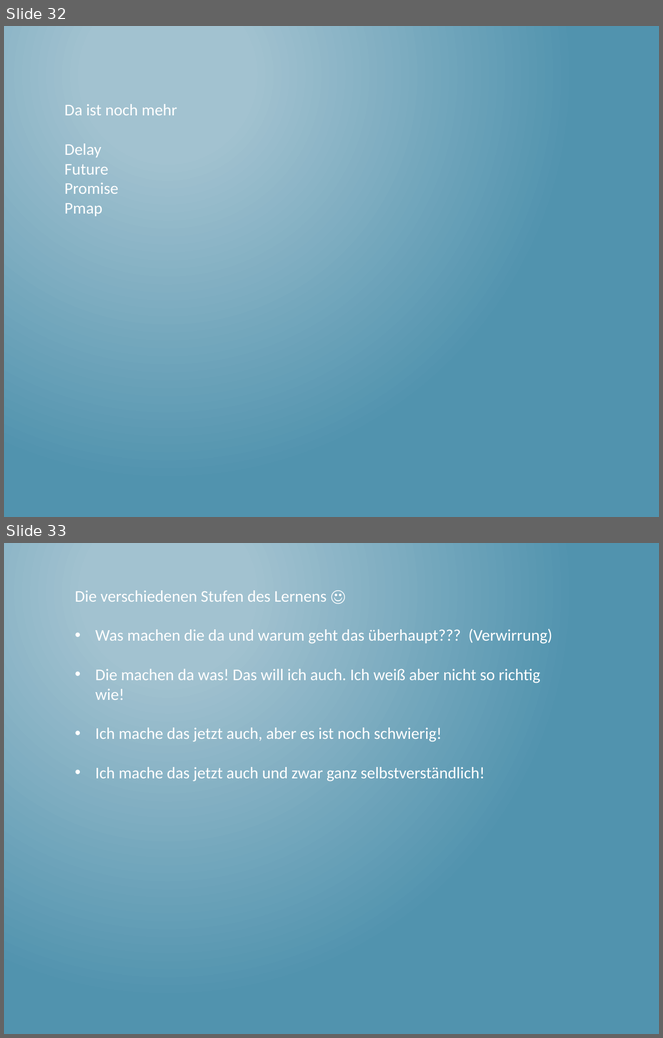
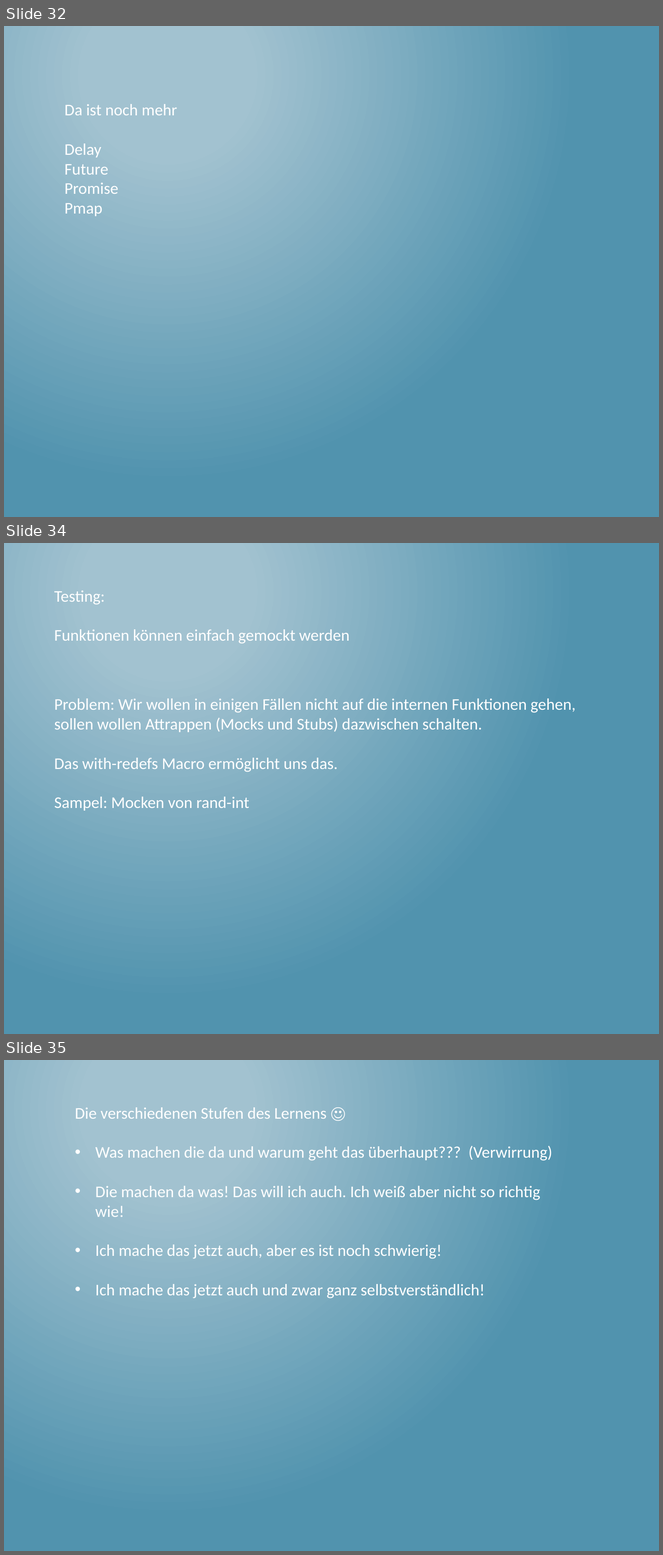
Before and after one commit to thomasschulte/ClojureUsergroupDemo, a slide deck: Clojure Vortrag .NET User Group.pptx. Shown one above the other, each under a label of ours: slides 32 and 33 before the commit, slides 32, 34 and 35 after it; the slides between them are not shown. The pictures are 663x1038 and 663x1555 pixels, drawn with LibreOffice and Linux fonts; fonts in the diff are those of the drawing. Boxes give left, top, right and bottom in pixels: in the first picture for what was removed or moved away, otherwise in the second. Text is boxed around its words. In the diff, an @@ line names an element or a change of style, - is before the commit and + after.

Commit message:
Testing Framework added

```diff
--- a/Clojure Vortrag .NET User Group.pptx
+++ b/Clojure Vortrag .NET User Group.pptx
@@ slide 34 added at box(4, 543, 659, 1034), background gradient #A3C3D1 to #5194AF @@
@@ text added at box(54, 590, 350, 643), 18 pt, text #FFFFFF @@
+Testing:
+Funktionen können einfach gemockt werden
@@ text added at box(54, 698, 576, 811), 18 pt, text #FFFFFF @@
+Problem: Wir wollen in einigen Fällen nicht auf die internen Funktionen gehen, sollen wollen Attrappen (Mocks und Stubs) dazwischen schalten.
+Das with-redefs Macro ermöglicht uns das.
+Sampel: Mocken von rand-int
@@ what was slide 33 is now slide 35 @@
```
Also in this commit, not shown: 1 other slide added.
